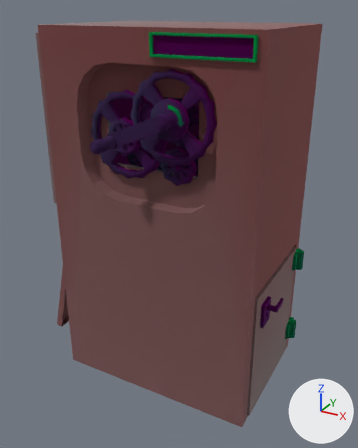
The FBX model Assets/1_Game/Models/Generator/generator_full.fbx: old version first, new version second.
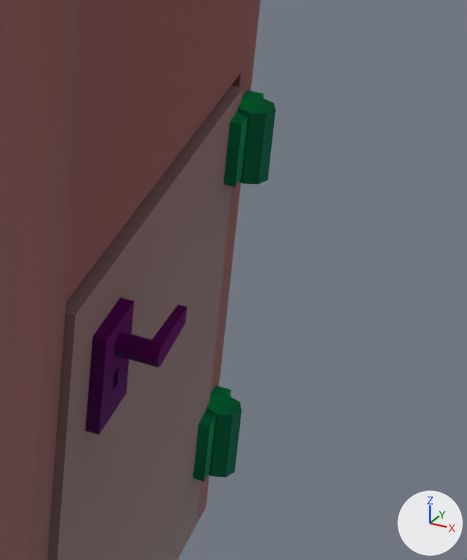
Each version is shown whole from a 50 mm camera at (1.06, -1.77, 1.72) aimed at (0.02, 0.12, 0.77), then close up on the part from 67% to 97% of the width and 51% to 80% of the height. Every picture has the same lights, and +X, +Y and +Z are marked at lower right. Where no turn or scale is listed for an object, it has been applied to the vertices.
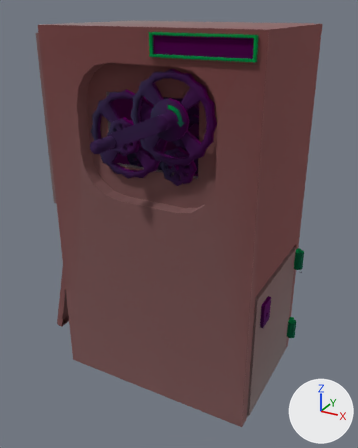
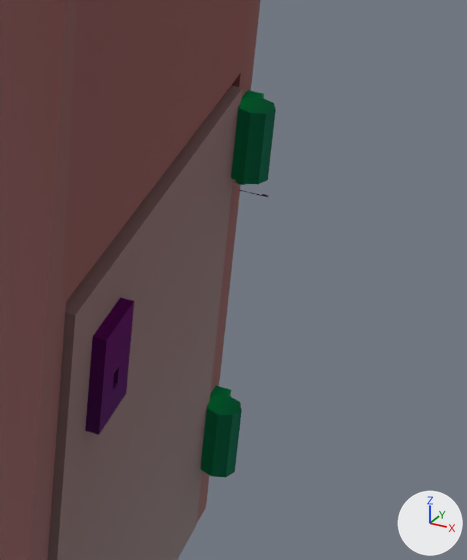
Where the newer file only moved an object's origin or applied its transform, the numbers keep the older frame.

Diff of the bpy script that builds the scene:
```diff
--- a/Assets/1_Game/Models/Generator/generator_full.fbx.py
+++ b/Assets/1_Game/Models/Generator/generator_full.fbx.py
@@ me_cube_035 @@
 me_cube_035.from_pydata(...)  # 8 vertices, 6 faces; spans x -3.07..-1.01, y -1.32..-0.01, z -2.45..0.6
 # used by ob_cube_018; location = (0.52, 0.47, 0.487); rotation_euler = (0.0, 0.0, 0.00333), in degrees (0, 0, 0.2); scale = (0.0165, 0.421, 0.205)
-me_cube_035.vertices[0].co = (-3.01, -1.32, -2.45)
-me_cube_035.vertices[1].co = (-3.01, -1.32, 0.6)
-me_cube_035.vertices[2].co = (-3.07, -0.01, -2.45)
-me_cube_035.vertices[3].co = (-3.07, -0.01, 0.6)
-me_cube_035.vertices[4].co = (-1.01, -1.32, -2.45)
-me_cube_035.vertices[5].co = (-1.01, -1.32, 0.6)  # pixel (75, 315)
-me_cube_035.vertices[6].co = (-1.07, -0.01, -2.45)  # pixel (196, 525)
-me_cube_035.vertices[7].co = (-1.07, -0.01, 0.6)  # pixel (242, 88)
+# me_cube_035 part 1
+me_cube_035.vertices[0].co = (-4.98, -50.19, 55.73)
+me_cube_035.vertices[1].co = (-4.98, 12.23, 55.73)
+me_cube_035.vertices[2].co = (-5.07, -50.19, 0.21)
+me_cube_035.vertices[3].co = (-5.07, 12.23, 0.21)
+me_cube_035.vertices[4].co = (-1.67, -50.19, 55.73)
+me_cube_035.vertices[5].co = (-1.67, 12.23, 55.73)  # pixel (75, 315)
+me_cube_035.vertices[6].co = (-1.77, -50.19, 0.21)  # pixel (196, 525)
+me_cube_035.vertices[7].co = (-1.77, 12.23, 0.21)  # pixel (242, 88)
 me_cube_035.materials.append(mat_gen_mat)
@@ ob_cube_018 @@
 ob_cube_018.location = (0.52, 0.47, 0.487)
-ob_cube_018.rotation_euler = (0.0, 0.0, 0.00333)  # degrees (0, 0, 0.2)
-ob_cube_018.scale = (0.0165, 0.421, 0.205)
+ob_cube_018.rotation_euler = (1.571, 0.0, 0.00333)  # degrees (90, 0, 0.2)
+ob_cube_018.scale = (0.01, 0.01, 0.01)
```

Location of each change, (x1, y1, x2, y2) in pixels of the close-ups (467 x 560 px):
'Cube.018', turned, rescaled
    both: (48, 86, 243, 560)
'Cylinder.014', reshaped
    before: (114, 304, 187, 367)
    after: (239, 190, 268, 197)
'Cube.015', reshaped
    before: (224, 111, 248, 187)
    after: (235, 181, 245, 185)
'Cube.017', reshaped (not visible afterwards)
    before: (193, 410, 215, 481)
